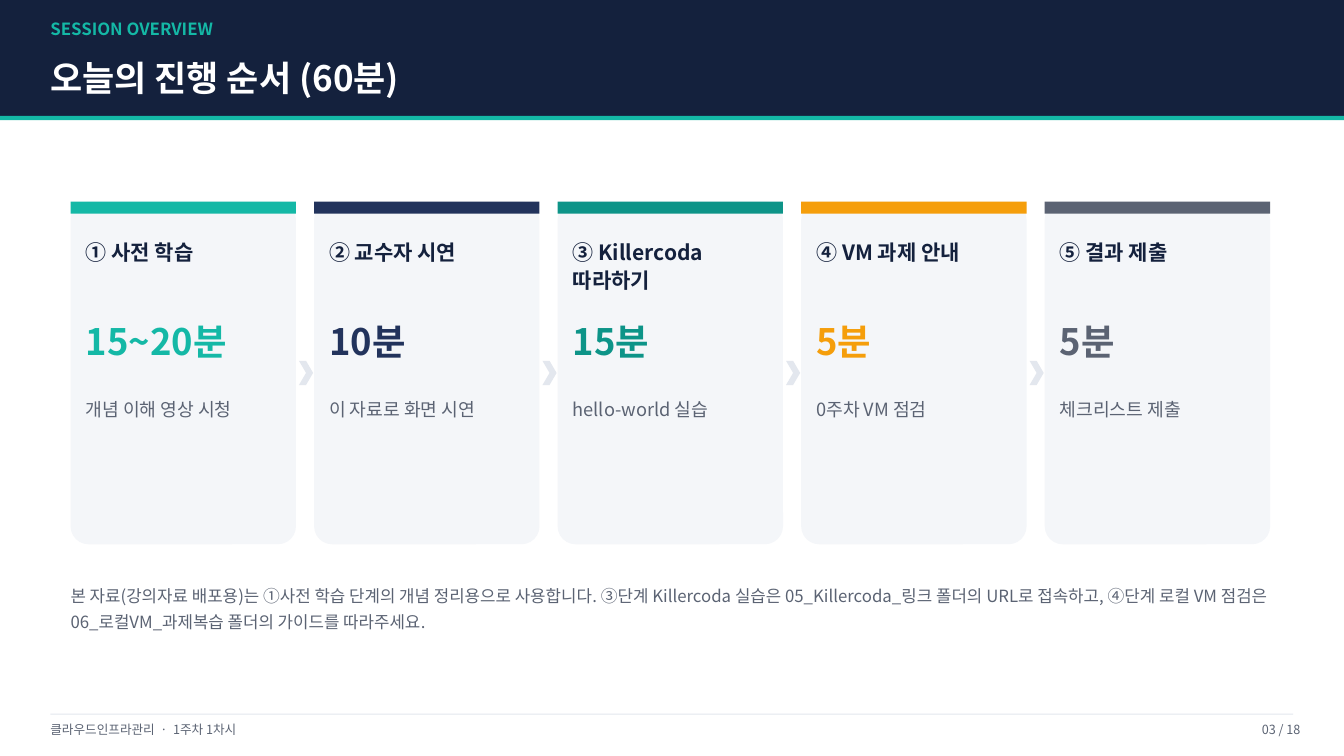
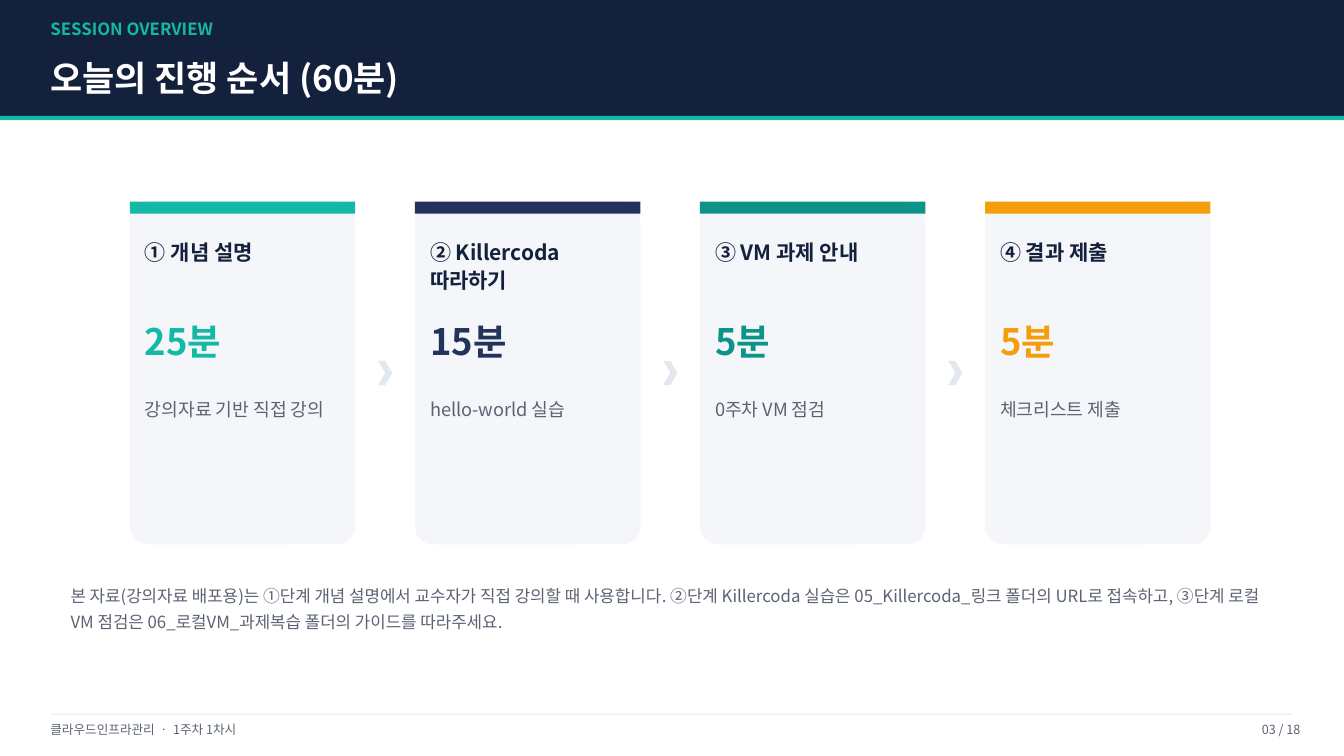
Before and after one commit to gorae-black/class, a slide deck: slide 3 of class/cloud_infra_mgmt/01주차_클라우드개념_Docker입문/01_강의자료/1차시_클라우드패러다임과가상화이론_배포용.pptx. Drawn at 1344x756 pixels with LibreOffice and Linux fonts; fonts in the diff are those of the drawing. Boxes give left, top, right and bottom in pixels: in the first picture for what was removed or moved away, otherwise in the second. Text is boxed around its words. In the diff, an @@ line names an element or a change of style, - is before the commit and + after.

```diff
--- a/class/cloud_infra_mgmt/01주차_클라우드개념_Docker입문/01_강의자료/1차시_클라우드패러다임과가상화이론_배포용.pptx
+++ b/class/cloud_infra_mgmt/01주차_클라우드개념_Docker입문/01_강의자료/1차시_클라우드패러다임과가상화이론_배포용.pptx
@@ rounded rectangle: place and size @@
-rounded rectangle at (71,202,296,544)
+rounded rectangle at (130,202,356,544)
@@ rectangle: place and size @@
-rectangle at (71,202,296,214)
+rectangle at (130,202,356,214)
@@ rounded rectangle: place and size @@
-rounded rectangle at (315,202,540,544)
+rounded rectangle at (415,202,641,544)
@@ rectangle: place and size @@
-rectangle at (315,202,540,214)
+rectangle at (415,202,641,214)
@@ rounded rectangle: place and size @@
-rounded rectangle at (558,202,783,544)
+rounded rectangle at (700,202,926,544)
@@ rectangle: place and size @@
-rectangle at (558,202,783,214)
+rectangle at (700,202,926,214)
@@ 1 text, 1 rounded rectangle, 1 rectangle: place and size @@
-1 text, 1 rounded rectangle, 1 rectangle at (802,202,1027,544)
+1 text, 1 rounded rectangle, 1 rectangle at (985,202,1211,544)
@@ rounded rectangle removed at (1045,202,1270,544) @@
@@ rectangle removed at (1045,202,1270,214) @@
@@ text at (145,242,253,262): text changed @@
-① 사전 학습
+① 개념 설명
@@ text removed at (329,242,457,262) @@
-② 교수자 시연
@@ text at (430,242,561,290): text changed @@
-③ Killercoda 따라하기
+② Killercoda 따라하기
@@ text added at (715,242,859,262), 15 pt, text #14213D, bold @@
+③ VM 과제 안내
@@ text at (1000,242,1108,262): text changed @@
-④ VM 과제 안내
+④ 결과 제출
@@ text removed at (1060,242,1168,262) @@
-⑤ 결과 제출
@@ text at (145,325,221,358): text changed @@
-15~20분
+25분
@@ text removed at (329,325,406,358) @@
-10분
@@ text "15분": place and size @@
-text "15분" at (573,325,650,358)
+text "15분" at (430,325,507,358)
@@ text "15분" at (430,325,507,358): text colour #0D9488 to #22335C @@
@@ text "5분": place and size @@
-text "5분" at (1060,325,1115,358)
+text "5분" at (715,325,770,358)
@@ text "5분" at (715,325,770,358): text colour #5B6373 to #0D9488 @@
@@ chevron: place and size @@
-chevron at (299,361,314,385)
+chevron at (378,361,392,385)
@@ chevron: place and size @@
-chevron at (542,361,557,385)
+chevron at (663,361,678,385)
@@ chevron: place and size @@
-chevron at (786,361,801,385)
+chevron at (949,361,963,385)
@@ chevron removed at (1029,361,1044,385) @@
@@ text at (145,401,324,418): text changed @@
-개념 이해 영상 시청
+강의자료 기반 직접 강의
@@ text removed at (329,401,475,418) @@
-이 자료로 화면 시연
@@ text "hello-world 실습": place and size @@
-text "hello-world 실습" at (573,401,707,417)
+text "hello-world 실습" at (430,401,565,417)
@@ text "0주차 VM 점검": place and size @@
-text "0주차 VM 점검" at (816,401,926,418)
+text "0주차 VM 점검" at (715,401,825,418)
@@ text "체크리스트 제출": place and size @@
-text "체크리스트 제출" at (1060,401,1180,418)
+text "체크리스트 제출" at (1000,401,1121,418)
@@ text at (71,588,1259,631): text changed @@
-본 자료(강의자료 배포용)는 ①사전 학습 단계의 개념 정리용으로 사용합니다. ③단계 Killercoda 실습은 05_Killercoda_링크 폴더의 URL로 접속하고, ④단계 로컬 VM 점검은 06_로컬VM_과제복습 폴더의 가이드를 따라주세요.
+본 자료(강의자료 배포용)는 ①단계 개념 설명에서 교수자가 직접 강의할 때 사용합니다. ②단계 Killercoda 실습은 05_Killercoda_링크 폴더의 URL로 접속하고, ③단계 로컬 VM 점검은 06_로컬VM_과제복습 폴더의 가이드를 따라주세요.
```
Also in this commit, not shown: 3 other files.
